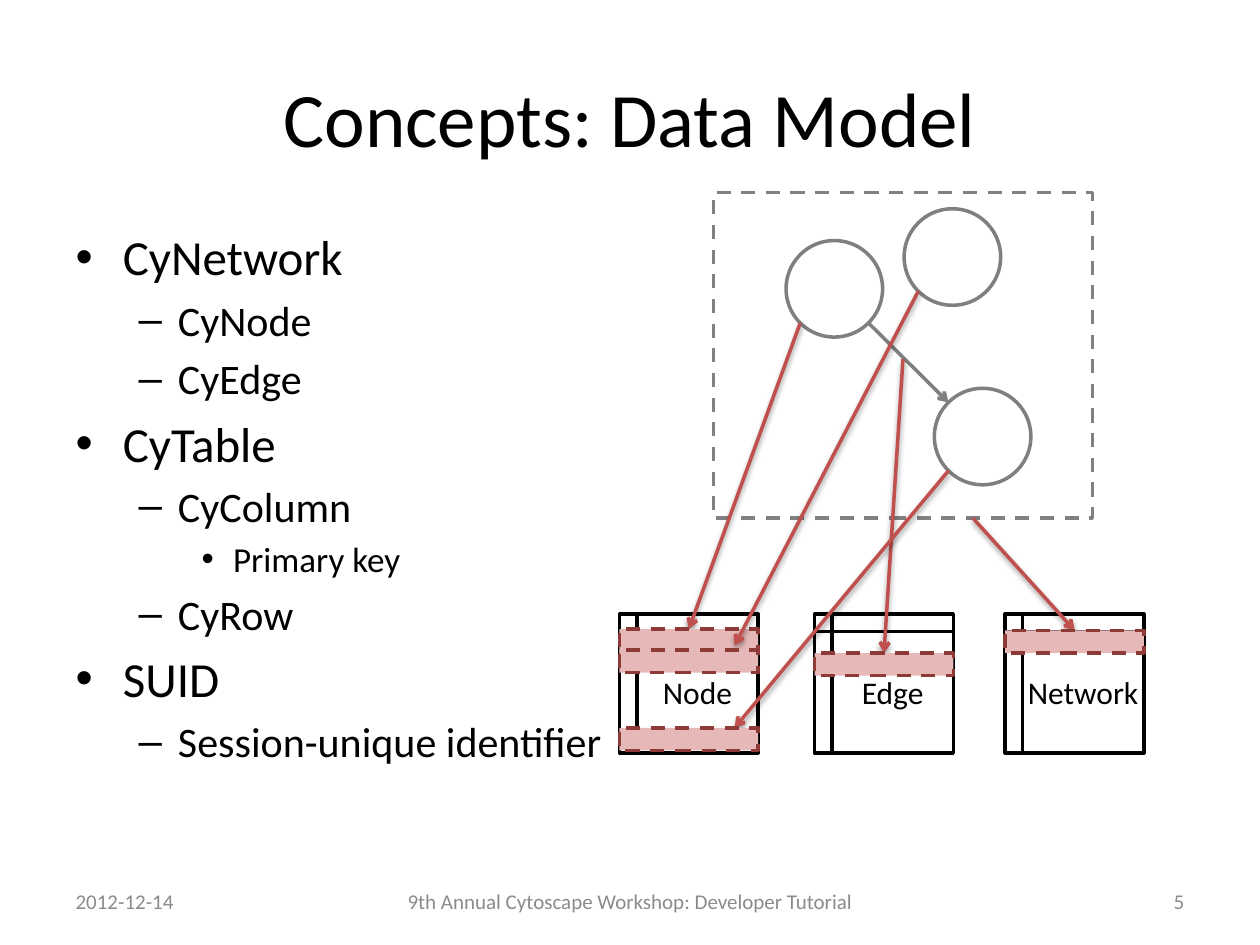
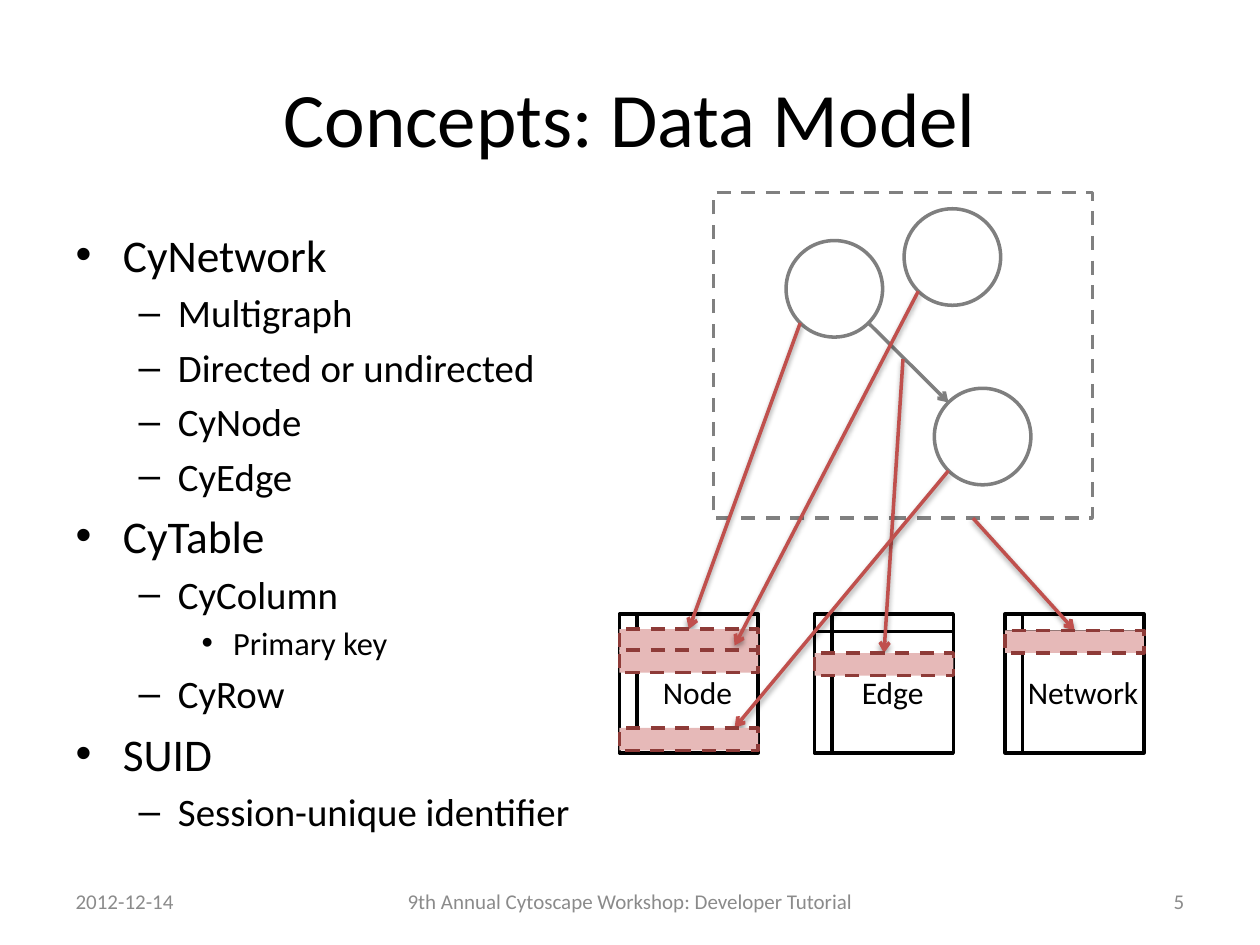
Before and after one commit to jrrmzz/cy3-dev-tutorial, a slide deck: slide 5 of slides.pptx. Drawn at 1260x945 pixels with LibreOffice and Linux fonts; fonts in the diff are those of the drawing. Boxes give left, top, right and bottom in pixels: in the first picture for what was removed or moved away, otherwise in the second. Text is boxed around its words. In the diff, an @@ line names an element or a change of style, - is before the commit and + after.

```diff
--- a/slides.pptx
+++ b/slides.pptx
@@ text at [123, 240, 570, 833]: size 28 to 25.9 pt in "CyNetwork", "CyTable", "SUID"; size 24 to 22.2 pt in "CyNode", "CyEdge", "CyColumn", "CyRow" and 1 more places; size 20 to 18.5 pt in "Primary key" @@
@@ text at [178, 300, 534, 383]: paragraphs added @@
+  – Multigraph
+  – Directed or undirected
```
Also in this commit, not shown: 9 other slides changed, 8 slides added.
